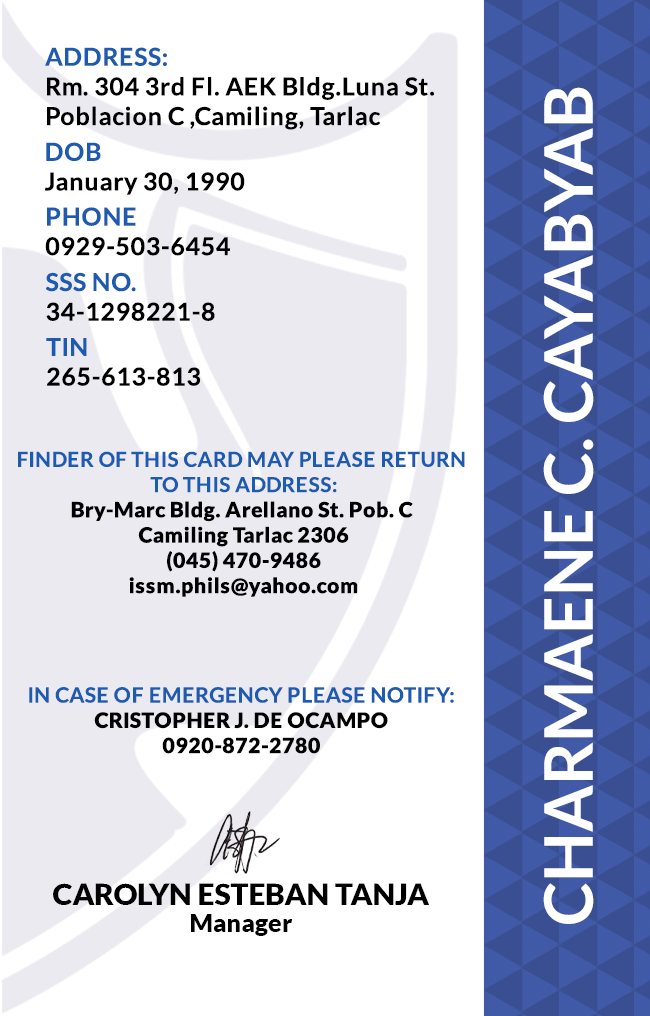
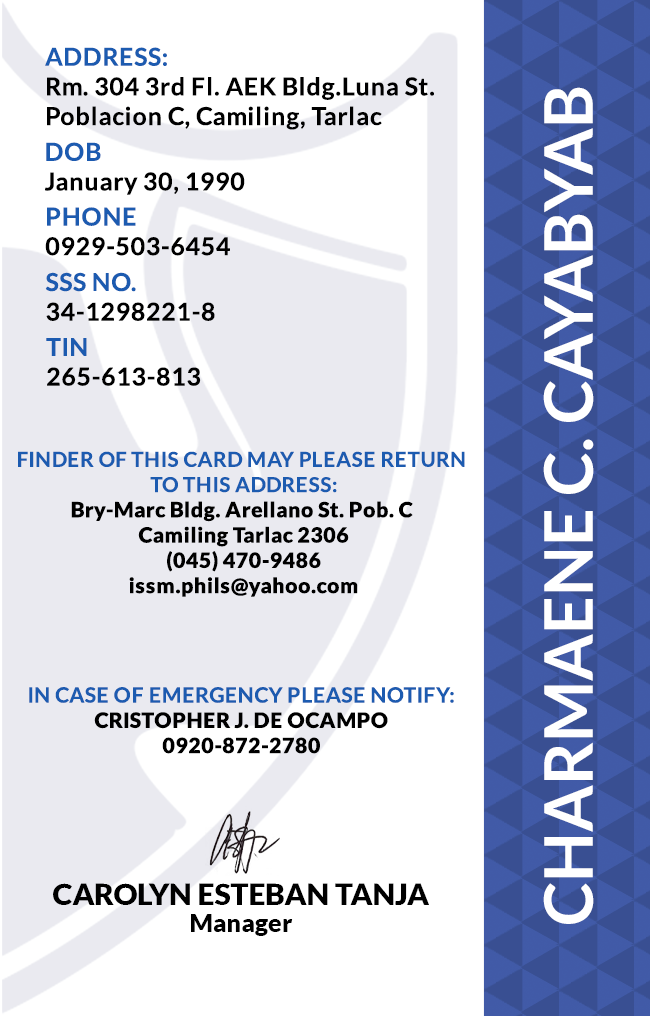
Layers edited between the first and the second 650px x 1016px image:
renamed "ADDRESS: Rm. 304 3rd Fl. AEK Bldg.Luna St. Poblacion C ,Camili" to "ADDRESS: Rm. 304 3rd Fl. AEK Bldg.Luna St. Poblacion C, Camili", painted on it over [185, 106, 382, 130]
